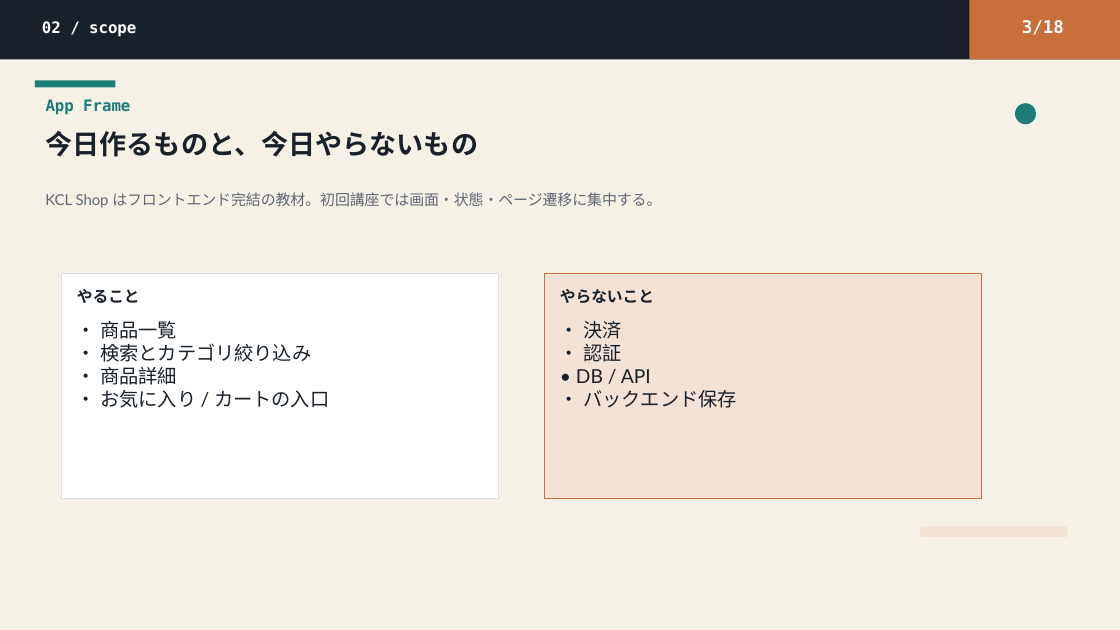
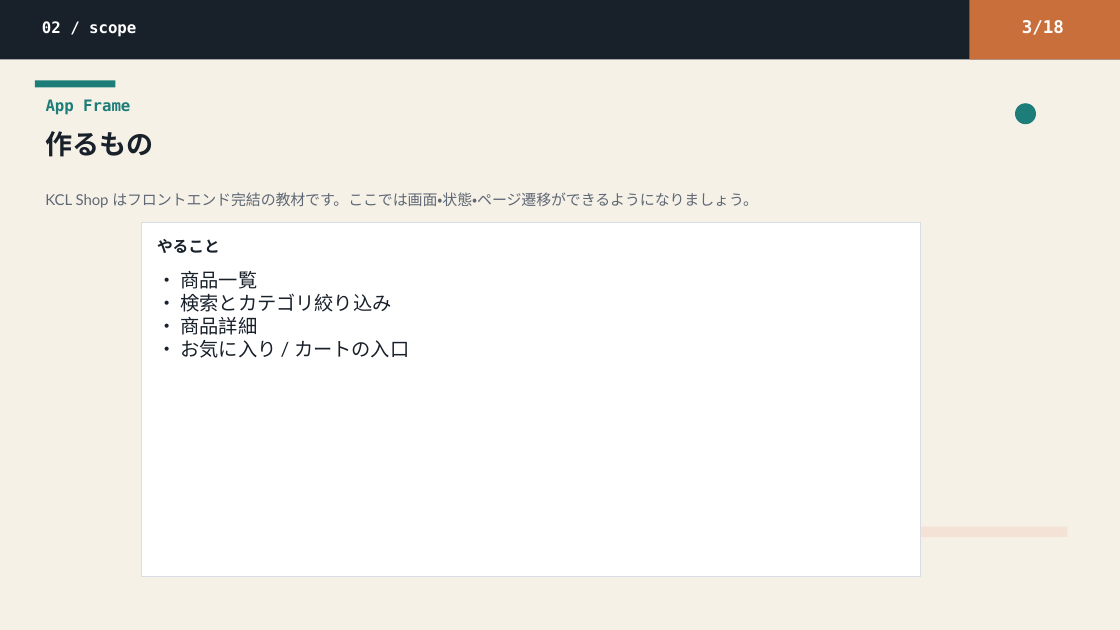
Before and after one commit to Kyutech-Code-Lab/KCLhackEC-2026, a slide deck: slide 2 of materials/2026/slides/kcl-frontend-2026-handson-ans.pptx (slide 3 before the commit). Drawn at 1120x630 pixels with LibreOffice and Linux fonts; fonts in the diff are those of the drawing. Boxes give left, top, right and bottom in pixels: in the first picture for what was removed or moved away, otherwise in the second. Text is boxed around its words. In the diff, an @@ line names an element or a change of style, - is before the commit and + after.

```diff
--- a/materials/2026/slides/kcl-frontend-2026-handson-ans.pptx
+++ b/materials/2026/slides/kcl-frontend-2026-handson-ans.pptx
@@ rectangle: place and size @@
-rectangle at <box>0,0,1120,630</box>
+rectangle at <box>0,26,1120,630</box>
@@ text at <box>45,131,153,157</box>: text changed @@
-今日作るものと、今日やらないもの
+作るもの
@@ text at <box>45,192,758,208</box>: text changed @@
-KCL Shop はフロントエンド完結の教材。初回講座では画面・状態・ページ遷移に集中する。
+KCL Shop はフロントエンド完結の教材です。ここでは画面・状態・ページ遷移ができるようになりましょう。
@@ rectangle: place and size @@
-rectangle at <box>61,273,499,499</box>
+rectangle at <box>141,223,921,576</box>
@@ text "やること": place and size @@
-text "やること" at <box>77,289,140,303</box>
+text "やること" at <box>157,239,220,253</box>
@@ text "• 商品一覧": place and size @@
-text "• 商品一覧" at <box>100,321,329,408</box>
+text "• 商品一覧" at <box>180,271,409,358</box>
@@ rectangle removed at <box>544,273,982,499</box> @@
@@ text removed at <box>560,289,654,303</box> @@
-やらないこと
@@ text removed at <box>576,321,736,408</box> @@
-• 決済
-• 認証
-• DB / API
-• バックエンド保存
```
Also in this commit, not shown: 4 other slides changed, 3 slides removed, 7 other files.
